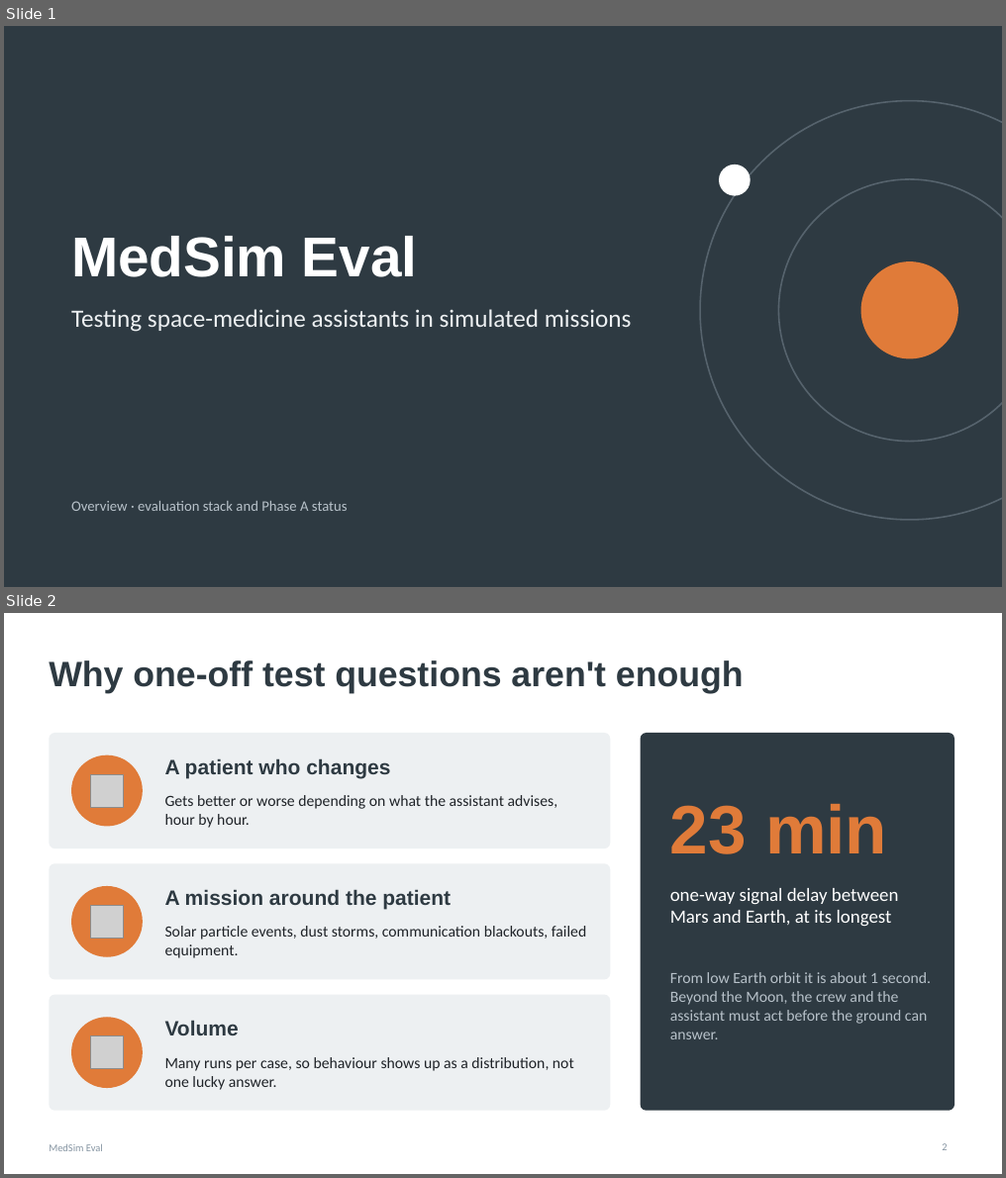
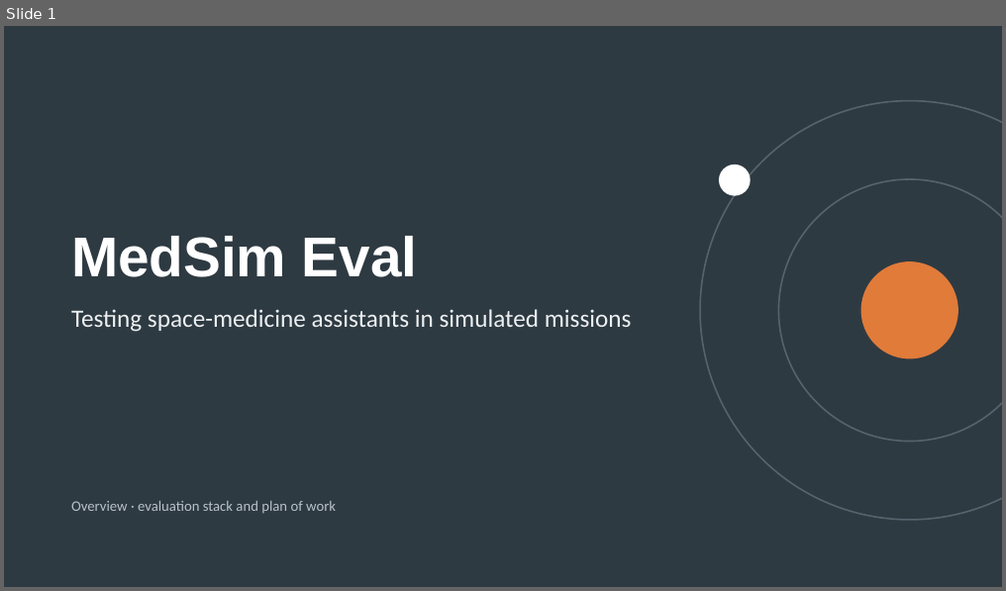
Before and after one commit to Carson-Bove/SpaceDoc, a slide deck: docs/presentations/MedSim-Eval-overview.pptx. Shown one above the other, each under a label of ours: slides 1 and 2 before the commit, slide 1 after it. The pictures are 1006x1178 and 1006x591 pixels, drawn with LibreOffice and Linux fonts; fonts in the diff are those of the drawing; grey boxes stand for pictures. Boxes give left, top, right and bottom in pixels: in the first picture for what was removed or moved away, otherwise in the second. Text is boxed around its words. In the diff, an @@ line names an element or a change of style, - is before the commit and + after.

```diff
--- a/docs/presentations/MedSim-Eval-overview.pptx
+++ b/docs/presentations/MedSim-Eval-overview.pptx
@@ slide 2 removed at (4, 613, 1002, 1174), background #FFFFFF @@
@@ title removed at (49, 661, 744, 693) @@
-Why one-off test questions aren't enough
@@ rounded rectangle removed at (49, 733, 611, 849) @@
@@ ellipse removed at (71, 756, 143, 827) @@
@@ text removed at (165, 759, 390, 778) @@
-A patient who changes
@@ rounded rectangle removed at (641, 733, 954, 1111) @@
@@ picture removed at (91, 774, 124, 808) @@
@@ text removed at (165, 795, 558, 828) @@
-Gets better or worse depending on what the assistant advises, hour by hour.
@@ text removed at (670, 804, 887, 855) @@
-23 min
@@ rounded rectangle removed at (49, 863, 611, 980) @@
@@ ellipse removed at (71, 886, 143, 958) @@
@@ picture removed at (91, 906, 124, 939) @@
@@ text removed at (165, 889, 450, 909) @@
-A mission around the patient
@@ text removed at (670, 888, 899, 926) @@
-one-way signal delay between Mars and Earth, at its longest
@@ text removed at (165, 926, 586, 959) @@
-Solar particle events, dust storms, communication blackouts, failed equipment.
@@ rounded rectangle removed at (49, 995, 611, 1111) @@
@@ text removed at (670, 972, 931, 1040) @@
-From low Earth orbit it is about 1 second. Beyond the Moon, the crew and the assistant must act before the ground can answer.
@@ ellipse removed at (71, 1017, 143, 1088) @@
@@ text removed at (165, 1020, 239, 1036) @@
-Volume
@@ picture removed at (91, 1037, 124, 1069) @@
@@ text removed at (165, 1058, 574, 1090) @@
-Many runs per case, so behaviour shows up as a distribution, not one lucky answer.
@@ text removed at (49, 1145, 103, 1152) @@
-MedSim Eval
@@ page number removed at (942, 1144, 946, 1151) @@
-2
@@ slide 1 changed as well @@
@@ text at (71, 501, 336, 513): text changed @@
-Overview · evaluation stack and Phase A status
+Overview · evaluation stack and plan of work
```
Also in this commit, not shown: 4 other slides changed, 4 slides added, 2 other slides removed.
